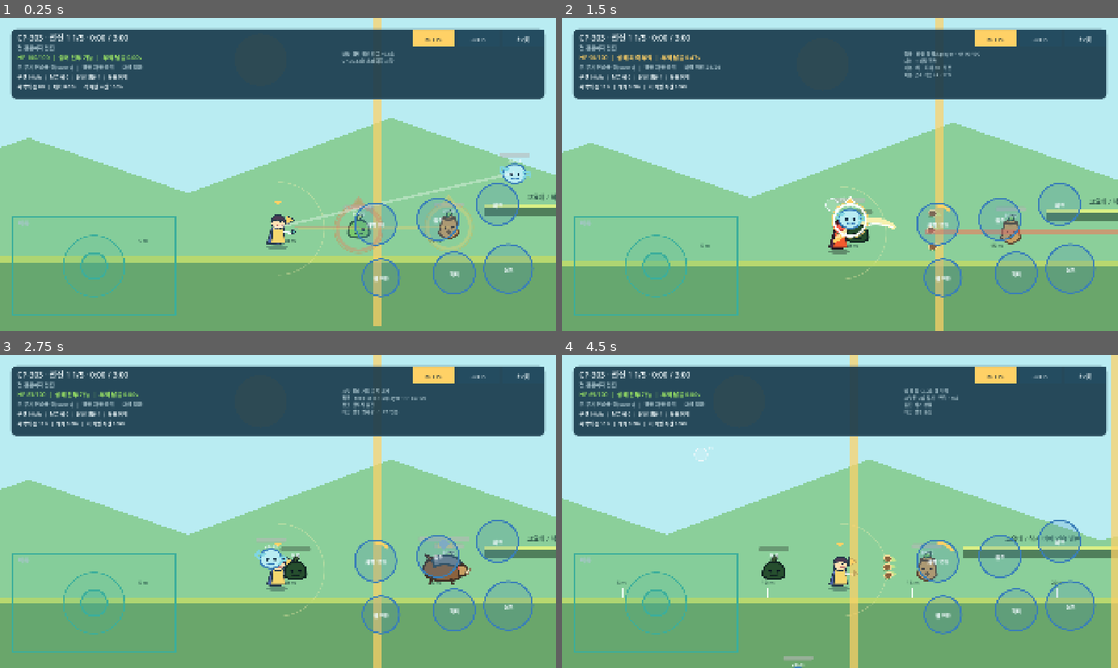
Above: before the commit, frames 1-4 (two rows, left to right).
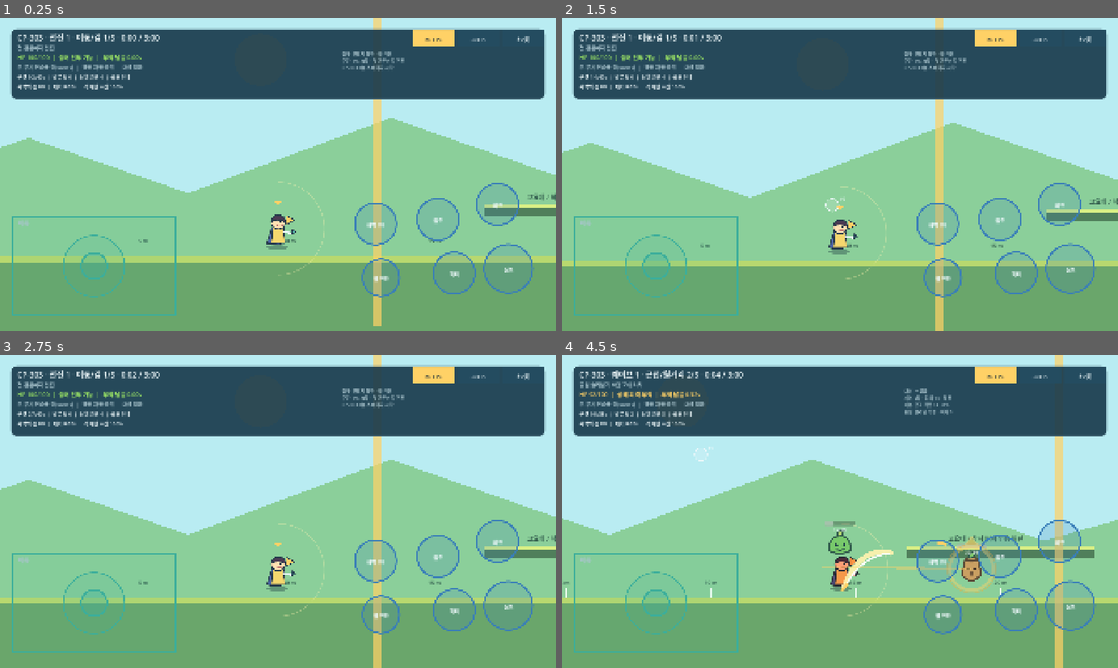
Above: after the commit, the same moments.

Repository: powerfulHimchan/happiness
Game: Godot game, scene res://scenes/movement/ground_movement_sandbox.tscn
The game is run twice, just before and just after one commit, with the same random seed, the same clock (stepped at 60 frames per second) and the same inputs.
Inputs (mouse positions are in pixels of both pictures, inside the frame that each line leads up to):
- Up to frame 1 (0.25 s): no input
- Up to frame 2 (1.5 s): move the mouse to (962, 158) at 0.52 s; click (962, 158) at 0.67 s; drag from (728, 190) to (1040, 233) at 1.27 s
- Up to frame 3 (2.75 s): move the mouse to (333, 442) at 2.02 s; click (333, 442) at 2.17 s
- Up to frame 4 (4.5 s): drag from (812, 574) to (673, 464) at 2.77 s; move the mouse to (1006, 558) at 3.52 s; click (1006, 558) at 3.67 s; drag from (673, 464) to (756, 433) at 4.27 s

The runs differ from the first frame. In frame 1, 2.7% of the frame differs, in the area x 5-96%, y 4-75%; in frame 2, 3.2%; in frame 3, 2.7%; in frame 4, 13%, in the area x 0-100%, y 0-100%.
Error before the commit: Parse Error: Assigned value for constant "SECTION_TARGET_SECONDS" isn't a constant expression. (res://scripts/stage/prototype_stage_runner.gd:32)

Commit message:
fix(stage): use constant timing array

Diff:
--- a/game/scripts/movement/ground_movement_controls.gd
+++ b/game/scripts/movement/ground_movement_controls.gd
@@ -650,4 +650,4 @@
 
 func _format_clock(value: float) -> String:
 	var total_seconds := maxi(0, int(floor(value)))
-	return "%d:%02d" % [total_seconds / 60, total_seconds % 60]
+	return "%d:%02d" % [int(total_seconds / 60), total_seconds % 60]
--- a/game/scripts/stage/prototype_stage_runner.gd
+++ b/game/scripts/stage/prototype_stage_runner.gd
@@ -29,7 +29,7 @@
 	"검·활을 전환해 혼합 웨이브 처치",
 	"돌진을 벽으로 유도해 정예 처치",
 ]
-const SECTION_TARGET_SECONDS := PackedFloat32Array([40.0, 35.0, 35.0, 40.0, 30.0])
+const SECTION_TARGET_SECONDS: Array[float] = [40.0, 35.0, 35.0, 40.0, 30.0]
 const STAGE_TARGET_SECONDS := 180.0
 const ADVANCE_ONE_X := 1230.0
 const ADVANCE_TWO_X := 3830.0
@@ -287,7 +287,7 @@
 
 func _format_seconds(value: float) -> String:
 	var total_seconds := maxi(0, int(floor(value)))
-	return "%d:%02d" % [total_seconds / 60, total_seconds % 60]
+	return "%d:%02d" % [int(total_seconds / 60), total_seconds % 60]
 
 
 func _emit_metrics() -> void:
Not shown, changed: scripts/check_godot_project.sh
